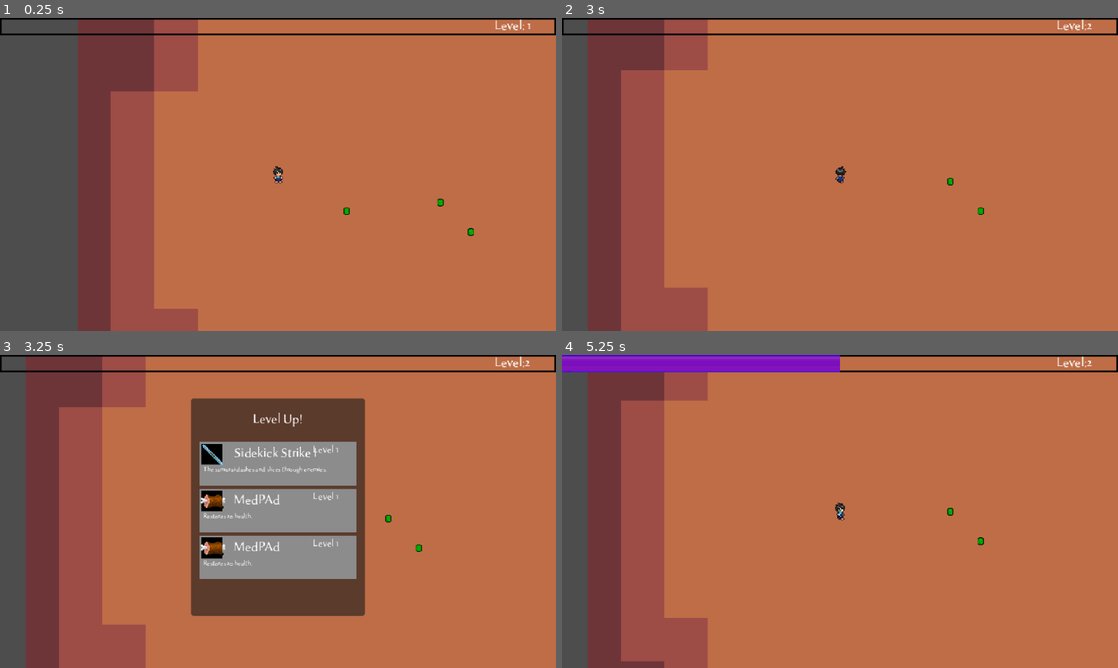
Above: before the commit, frames 1-4 (two rows, left to right).
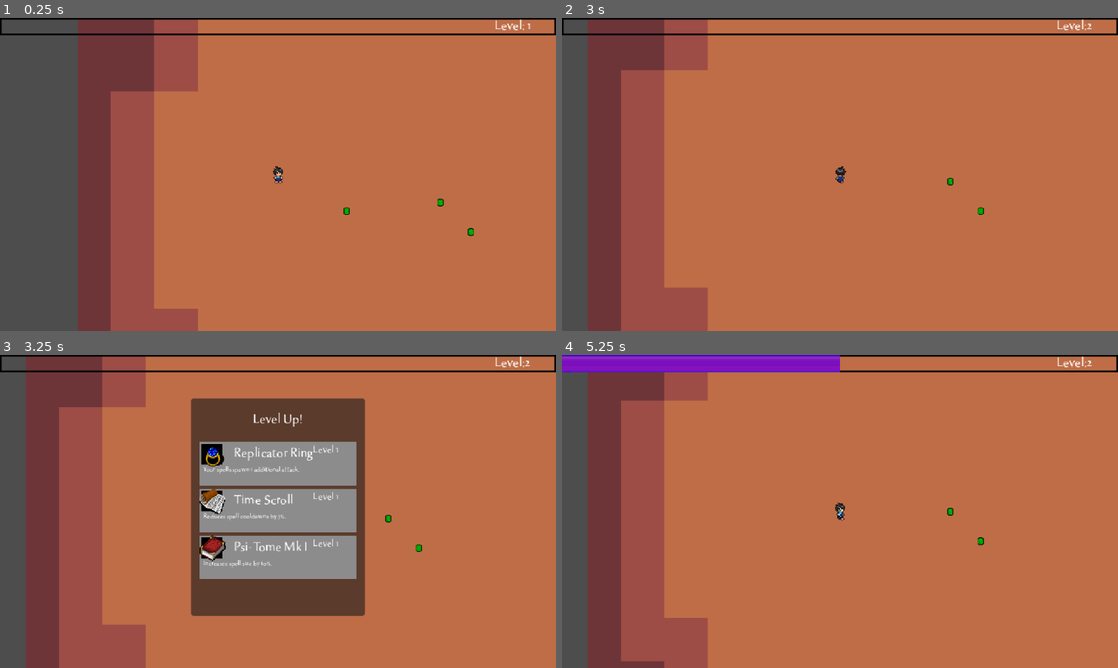
Above: after the commit, the same moments.

Repository: DavidRiusB/HeroCitySiege
Game: Godot game, scene res://world/world.tscn
Two runs of this game, one before a commit and one after it. Both use one fixed random seed, a clock stepped at 60 frames per second and the inputs below. Sound files missing from this copy of the repository are replaced by a short silence.
Inputs (mouse positions are in pixels of both pictures, inside the frame that each line leads up to):
- Up to frame 1 (0.25 s): no input
- Up to frame 2 (3 s): tap Enter at 0.5 s; move the mouse to (962, 158) at 0.52 s; press the mouse at (962, 158) at 0.53 s; hold D (right) 0.53-1.28 s; move the mouse to (728, 190) at 1.27 s; release the mouse at (728, 190) at 1.28 s; hold S (down) 1.28-2.03 s; click (728, 190) at 1.35 s; move the mouse to (895, 105) at 2.02 s; press the mouse at (895, 105) at 2.03 s; hold D (right) 2.03-2.78 s; move the mouse to (812, 237) at 2.77 s; release the mouse at (812, 237) at 2.78 s; hold W (up) from 2.78 s (still down); click (812, 237) at 2.85 s
- Up to frame 3 (3.25 s): keep holding W (up)
- Up to frame 4 (5.25 s): tap Space at 3.5, 5 s; move the mouse to (1006, 558) at 3.52 s; release W (up) at 3.53 s; press the mouse at (1006, 558) at 3.53 s; hold A (left) 3.53-5.03 s; tap Enter at 4.25 s; move the mouse to (673, 464) at 4.27 s; release the mouse at (673, 464) at 4.28 s; click (673, 464) at 4.35 s; move the mouse to (867, 511) at 5.02 s; press the mouse at (867, 511) at 5.03 s; hold S (down) from 5.03 s (still down)

Frames 1-2 are identical in both runs. In frame 3, 1.5% of the frame differs, in the area x 35-59%, y 28-68%; in frame 4, nothing differs.

Commit message:
add hero attack upgrades to upgrade manager
pending aply upgrades

Diff:
--- a/data/heroe_attacks/hero1_upgrades.gd
+++ b/data/heroe_attacks/hero1_upgrades.gd
@@ -1,11 +1,11 @@
 const ICON = "res://assets/items/Weapons/ice_spear.png"
 
-const HERO1_UPGRADES = {
+const ATTACK_UPGRADES = {
 	"ice_lance_1": {
 		"icon": ICON,
 		"display_name": "Ice Lance I",
-		"details": "Shoots an ice lance at a random enemy.",
-		"level": 1,
+		"details": "Shoots an additional ice lance at a random enemy.",
+		"level": 2,
 		"prerequisite": [],
 		"type": "hero"
 	},
@@ -13,7 +13,7 @@
 		"icon": ICON,
 		"display_name": "Ice Lance II",
 		"details": "Shoots an additional ice lance at a random enemy.",
-		"level": 2,
+		"level": 3,
 		"prerequisite": ["ice_lance_1"],
 		"type": "hero"
 	}
--- a/managers/UpgradeManager.gd
+++ b/managers/UpgradeManager.gd
@@ -2,7 +2,7 @@
 
 var sidekick = {}
 var items = preload("res://data/items/items_upgrades.gd")
-var hero = null
+var attack_upgrades = {}
 var upgrades = preload("res://data/general/general_upgrades.gd")
 
 var collected_upgrades = {}  # Dictionary to store collected upgrades
@@ -11,10 +11,18 @@
 
 func _ready() -> void:
 	load_sidekicks()
+	load_hero_attack_upgrades()
 	merge_all_upgrades()
-	# Example preview
-	var selected_upgrades = get_random_upgrades(3)
-	print("Selected upgrades:", selected_upgrades)
+
+
+func load_hero_attack_upgrades():
+	var hero_data = GameManager.selected_hero.HERO
+	var attack_upgrades_script = load(hero_data.attack_upgrades_path)
+	if "ATTACK_UPGRADES" in attack_upgrades:
+		attack_upgrades = attack_upgrades_script.ATTACK_UPGRADES
+	else:
+		print("Missing ATTACK_UPGRADES in ", attack_upgrades_script)
+
 
 func load_sidekicks():
 	var dir = DirAccess.open("res://data/sidekicks/")
@@ -33,8 +41,9 @@
 
 func merge_all_upgrades():
 	all_upgrades = {}
-	#all_upgrades.merge(items.ITEM_UPGRADES)
-	#all_upgrades.merge(upgrades.GENERAL_UPGRADES)
+	all_upgrades.merge(attack_upgrades)
+	all_upgrades.merge(items.ITEM_UPGRADES)
+	all_upgrades.merge(upgrades.GENERAL_UPGRADES)
 	all_upgrades.merge(sidekick)
 	upgrades_pool = all_upgrades.keys()
 
